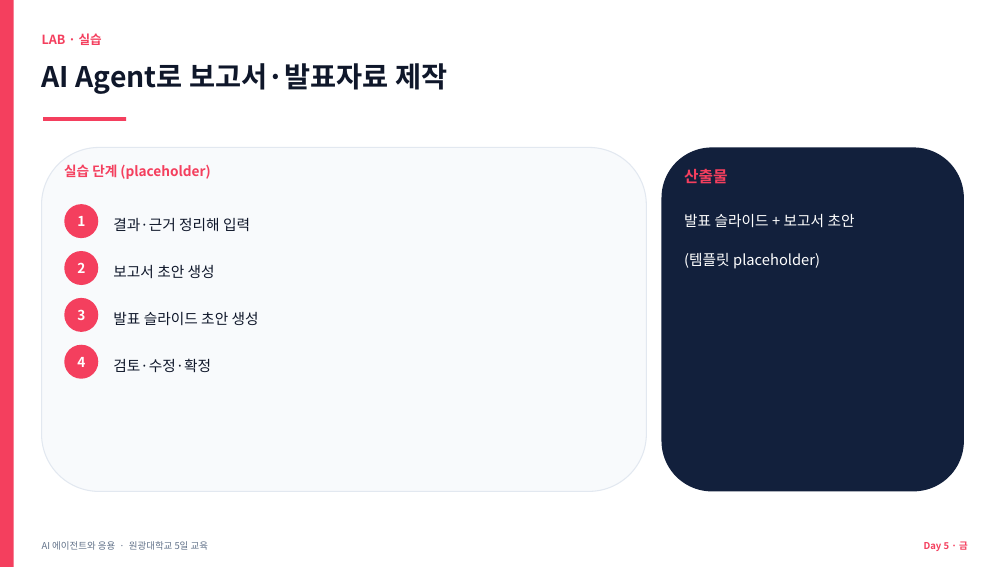
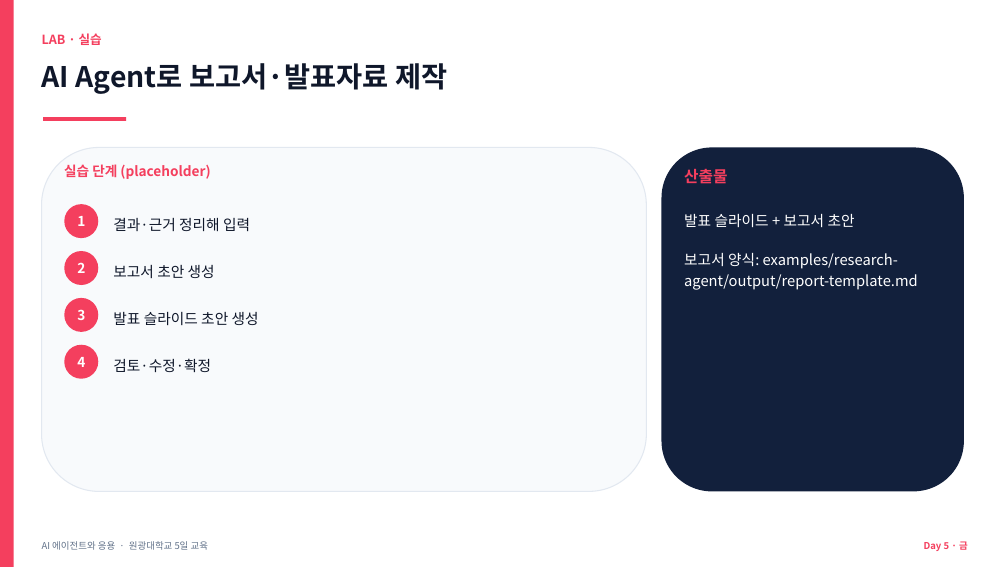
Before and after one commit to jyshin-22/wku-ai-agent-program, a slide deck: slide 16 of slides/day5.pptx. Drawn at 1008x567 pixels with LibreOffice and Linux fonts; fonts in the diff are those of the drawing. Boxes give left, top, right and bottom in pixels: in the first picture for what was removed or moved away, otherwise in the second. Text is boxed around its words. In the diff, an @@ line names an element or a change of style, - is before the commit and + after.

```diff
--- a/slides/day5.pptx
+++ b/slides/day5.pptx
@@ text at <box>684,214,918,290</box>: text changed @@
-발표 슬라이드 + 보고서 초안
-(템플릿 placeholder)
+발표 슬라이드 + 보고서 초안
+보고서 양식: examples/research-agent/output/report-template.md
```
Also in this commit, not shown: 3 other slides changed, 11 other files.
